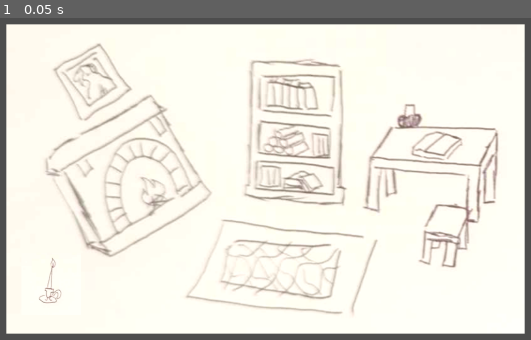
Above: before the commit, frame 1.
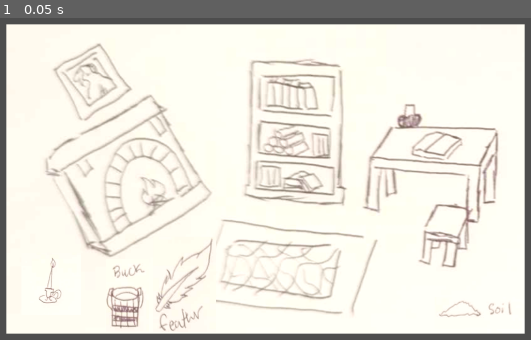
Above: after the commit, the same moment.

Repository: Cephoniss/PSGJ15
Game: Godot game, scene res://lab.tscn
Same seed, same stepped clock (60 frames per second), same inputs: the game is played once before the commit and once after it.
Inputs:
- Up to frame 1 (0.05 s): no input

The runs differ from the first frame. In frame 1, 1.3% of the frame differs, in the area x 19-97%, y 68-98%.

Commit message:
Object Assets and folders
Edited folder structure and added object assets

Diff:
--- a/lab.tscn
+++ b/lab.tscn
@@ -1,12 +1,24 @@
-[gd_scene load_steps=6 format=3 uid="uid://ctqs5df2t1ahl"]
+[gd_scene load_steps=12 format=3 uid="uid://ctqs5df2t1ahl"]
 
 [ext_resource type="Texture2D" uid="uid://d1qxkrwqrbvf8" path="res://rooms/images/sampleroom2.png" id="1_edaxx"]
-[ext_resource type="Script" path="res://Control.gd" id="2_ld038"]
-[ext_resource type="Script" path="res://candel.gd" id="3_k6fr5"]
-[ext_resource type="Texture2D" uid="uid://c0y0rilytbiqr" path="res://rooms/images/samplecandle.png" id="3_pj2a1"]
+[ext_resource type="Script" path="res://Scripts/Control.gd" id="2_ld038"]
+[ext_resource type="Script" path="res://Scripts/candel.gd" id="3_k6fr5"]
+[ext_resource type="Texture2D" uid="uid://c0y0rilytbiqr" path="res://objects/samplecandle.png" id="3_pj2a1"]
+[ext_resource type="Texture2D" uid="uid://bmlkw3o6qrquk" path="res://objects/samplebucket.png" id="5_yhrt0"]
+[ext_resource type="Texture2D" uid="uid://wmxc0qcnhr1f" path="res://objects/samplesoil.png" id="6_xbu5j"]
+[ext_resource type="Texture2D" uid="uid://bo83paqaskuo0" path="res://objects/samplefeather.png" id="7_71a60"]
 
 [sub_resource type="RectangleShape2D" id="RectangleShape2D_pa4gx"]
 size = Vector2(213, 234.5)
+
+[sub_resource type="RectangleShape2D" id="RectangleShape2D_t26l6"]
+size = Vector2(103.478, 118.793)
+
+[sub_resource type="RectangleShape2D" id="RectangleShape2D_gilke"]
+size = Vector2(203, 42)
+
+[sub_resource type="RectangleShape2D" id="RectangleShape2D_d6fw7"]
+size = Vector2(137, 223)
 
 [node name="lab" type="Node2D"]
 
@@ -22,15 +34,54 @@
 offset_bottom = 40.0
 script = ExtResource("2_ld038")
 
-[node name="Node2D" type="Node2D" parent="."]
+[node name="CandelObject" type="Node2D" parent="."]
 
-[node name="Candel" type="Sprite2D" parent="Node2D"]
+[node name="Candel" type="Sprite2D" parent="CandelObject"]
 position = Vector2(445, 793)
 texture = ExtResource("3_pj2a1")
 
-[node name="Area2D" type="Area2D" parent="Node2D/Candel"]
+[node name="Area2D" type="Area2D" parent="CandelObject/Candel"]
 script = ExtResource("3_k6fr5")
 
-[node name="CollisionShape2D" type="CollisionShape2D" parent="Node2D/Candel/Area2D"]
+[node name="CollisionShape2D" type="CollisionShape2D" parent="CandelObject/Candel/Area2D"]
 position = Vector2(2, 3)
 shape = SubResource("RectangleShape2D_pa4gx")
+
+[node name="BucketObject" type="Node2D" parent="."]
+
+[node name="Sprite2D" type="Sprite2D" parent="BucketObject"]
+position = Vector2(628.25, 821)
+scale = Vector2(0.985714, 0.966667)
+texture = ExtResource("5_yhrt0")
+
+[node name="Area2D" type="Area2D" parent="BucketObject/Sprite2D"]
+
+[node name="CollisionShape2D" type="CollisionShape2D" parent="BucketObject/Sprite2D/Area2D"]
+position = Vector2(-3.29688, -3.74146)
+scale = Vector2(1, 1.4)
+shape = SubResource("RectangleShape2D_t26l6")
+
+[node name="SoilObject" type="Node2D" parent="."]
+position = Vector2(676, -6)
+
+[node name="Sprite2D" type="Sprite2D" parent="SoilObject"]
+position = Vector2(795, 869)
+texture = ExtResource("6_xbu5j")
+
+[node name="Area2D" type="Area2D" parent="SoilObject/Sprite2D"]
+
+[node name="CollisionShape2D" type="CollisionShape2D" parent="SoilObject/Sprite2D/Area2D"]
+position = Vector2(3.5, -11)
+shape = SubResource("RectangleShape2D_gilke")
+
+[node name="Node2D" type="Node2D" parent="."]
+
+[node name="Sprite2D" type="Sprite2D" parent="Node2D"]
+position = Vector2(765, 795)
+texture = ExtResource("7_71a60")
+
+[node name="Area2D" type="Area2D" parent="Node2D/Sprite2D"]
+
+[node name="CollisionShape2D" type="CollisionShape2D" parent="Node2D/Sprite2D/Area2D"]
+position = Vector2(-0.5, 3.5)
+shape = SubResource("RectangleShape2D_d6fw7")
Renamed: Control.gd -> Scripts/Control.gd
Renamed: candel.gd -> Scripts/candel.gd
Binary file added: objects/samplebucket.png
Not shown, added: objects/samplebucket.png.import
Renamed: rooms/images/samplecandle.png -> objects/samplecandle.png
Not shown, changed: objects/samplecandle.png.import
Binary file added: objects/samplefeather.png
Not shown, added: objects/samplefeather.png.import
Binary file added: objects/samplerock.png
Not shown, added: objects/samplerock.png.import
Binary file added: objects/samplesoil.png
Not shown, added: objects/samplesoil.png.import
